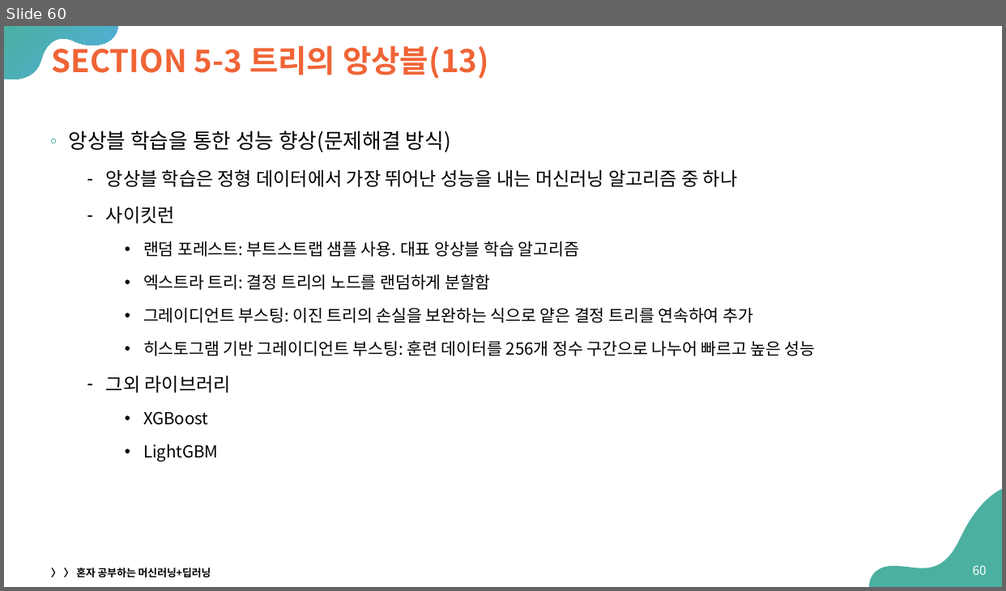
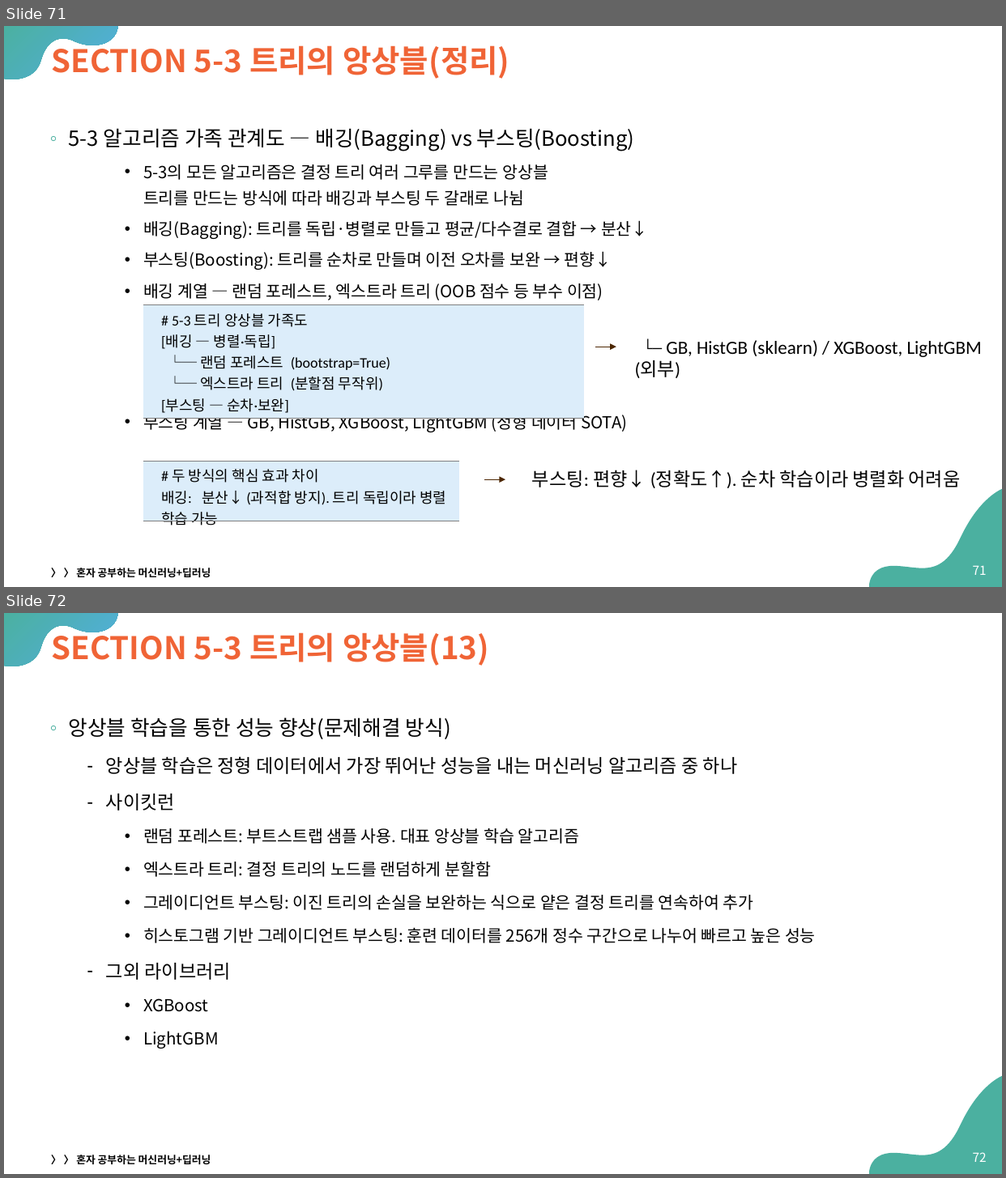
Before and after one commit to Sangdon-Park/Sangdon-Park.github.io, a slide deck: data/인공지능/05_트리_알고리즘.pptx. Shown one above the other, each under a label of ours: slide 60 before the commit, slides 71 and 72 after it. The pictures are 1006x591 and 1006x1178 pixels, drawn with LibreOffice and Linux fonts; fonts in the diff are those of the drawing. Boxes give left, top, right and bottom in pixels: in the first picture for what was removed or moved away, otherwise in the second. Text is boxed around its words. In the diff, an @@ line names an element or a change of style, - is before the commit and + after.

```diff
--- a/data/인공지능/05_트리_알고리즘.pptx
+++ b/data/인공지능/05_트리_알고리즘.pptx
@@ slide 71 added at <box>4,26,1002,587</box>, background #FFFFFF; not listed: 2 template elements that a slide beside it also shows @@
@@ title added at <box>51,41,509,79</box>, 30 pt, text #F06436, bold @@
+SECTION 5-3 트리의 앙상블(정리)
@@ text added at <box>69,128,648,433</box>, 16 pt, text #000000 @@
+◦ 5-3 알고리즘 가족 관계도 — 배깅(Bagging) vs 부스팅(Boosting)
+    • 5-3의 모든 알고리즘은 결정 트리 여러 그루를 만드는 앙상블
+      트리를 만드는 방식에 따라 배깅과 부스팅 두 갈래로 나뉨
+    • 배깅(Bagging): 트리를 독립·병렬로 만들고 평균/다수결로 결합 → 분산↓
+    • 부스팅(Boosting): 트리를 순차로 만들며 이전 오차를 보완 → 편향↓
+    • 배깅 계열 — 랜덤 포레스트, 엑스트라 트리 (OOB 점수 등 부수 이점)
+    • 부스팅 계열 — GB, HistGB, XGBoost, LightGBM (정형 데이터 SOTA)
@@ table added at <box>143,305,584,551</box>, 1 rows, 1 columns @@
+# 5-3 트리 앙상블 가족도 / [배깅 — 병렬·독립] / └─ 랜덤 포레스트 (bootstrap=True) / └─ 엑스트라 트리 (분할점 무작위) / [부스팅 — 순차·보완]
@@ text added at <box>635,340,982,378</box>, 18 pt, text #000000 @@
+└─ GB, HistGB (sklearn) / XGBoost, LightGBM (외부)
@@ arrow added from (595, 347) to (616, 347), #4D2702 0.75 pt @@
@@ table added at <box>143,462,459,587</box>, 1 rows, 1 columns @@
+# 두 방식의 핵심 효과 차이 / 배깅: 분산↓ (과적합 방지). 트리 독립이라 병렬 학습 가능
@@ arrow added from (484, 480) to (505, 480), #4D2702 0.75 pt @@
@@ text added at <box>532,470,961,489</box>, 18 pt, text #000000 @@
+부스팅: 편향↓ (정확도↑). 순차 학습이라 병렬화 어려움
@@ text added at <box>51,568,211,578</box>, 10 pt, text #000000, bold @@
+〉 〉 혼자 공부하는 머신러닝+딥러닝
@@ page number added at <box>973,565,987,575</box>, 12 pt, text #FFFFFF @@
+71
@@ what was slide 60 is now slide 72 @@
@@ page number at <box>973,1152,987,1162</box>: text changed @@
-60
+72
```
Also in this commit, not shown: 11 other slides added, 1 other file.
